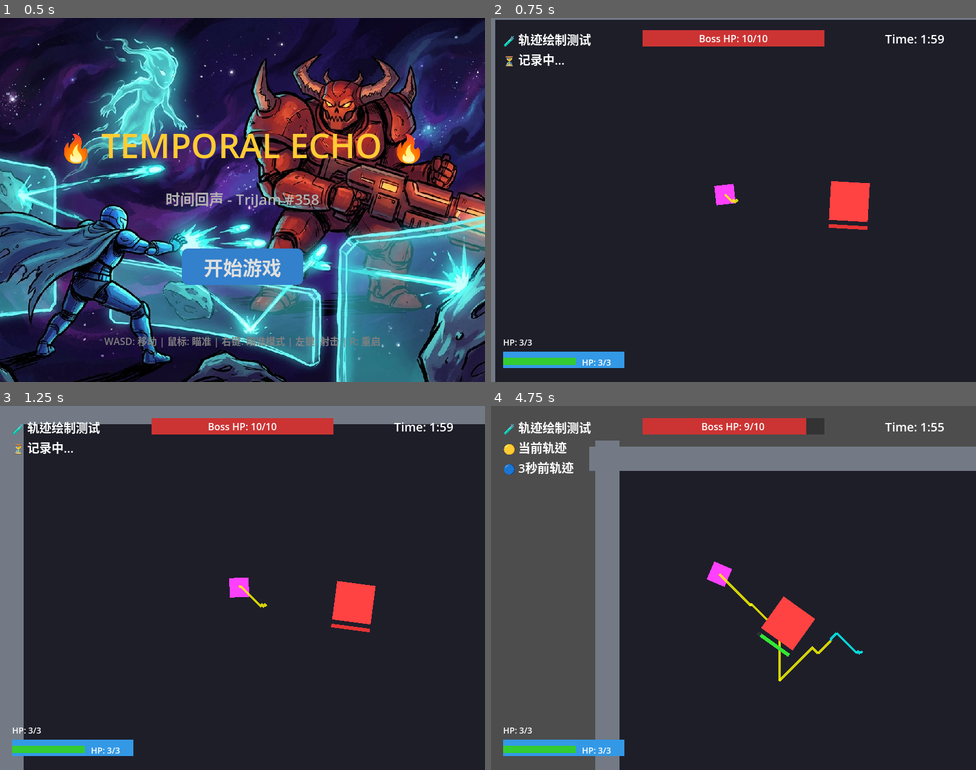
Above: before the commit, frames 1-4 (two rows, left to right).
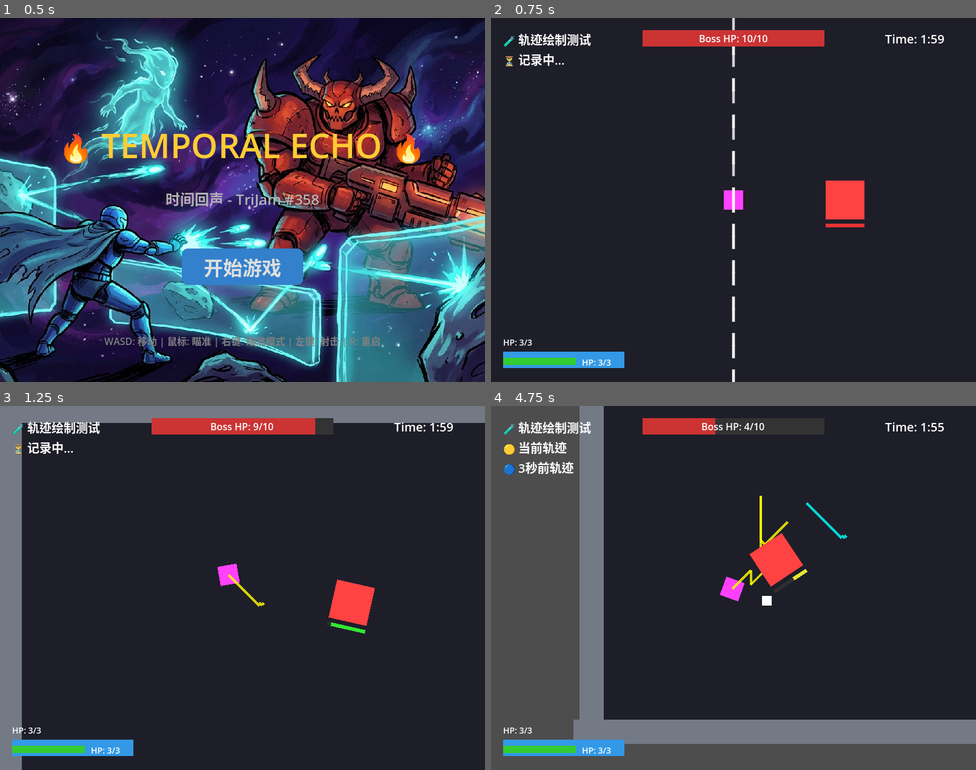
Above: after the commit, the same moments.

Repository: sdotyxz/temporal-echo
Game: Godot game, scene res://scenes/title_screen.tscn
Two runs of this game, one before a commit and one after it. Both use one fixed random seed, a clock stepped at 60 frames per second and the inputs below.
Inputs (mouse positions are in pixels of both pictures, inside the frame that each line leads up to):
- Up to frame 1 (0.5 s): no input
- Up to frame 2 (0.75 s): click "开始游戏" at 0.5 s
- Up to frame 3 (1.25 s): no input
- Up to frame 4 (4.75 s): tap Enter (ui_accept) at 1.25, 1.52, 2.27, 3.77, 4.52 s; move the mouse to (840, 569) at 1.27 s; hold D (move_right) 1.28-2.03 s; hold Right mouse button (aim) 1.28-2.03 s; click (840, 569) at 1.55 s; move the mouse to (636, 606) at 2.02 s; hold S (move_down) 2.03-2.78 s; click (636, 606) at 2.1 s; right-click (636, 606) at 2.3 s; move the mouse to (782, 507) at 2.77 s; hold D (move_right) 2.78-3.53 s; hold Right mouse button (aim) 2.78-3.53 s; click (782, 507) at 3.05 s; move the mouse to (709, 660) at 3.52 s; hold W (move_up) 3.53-4.28 s; click (709, 660) at 3.6 s; right-click (709, 660) at 3.8 s; move the mouse to (879, 642) at 4.27 s; hold A (move_left) from 4.28 s (still down); hold Right mouse button (aim) from 4.28 s (still down); click (879, 642) at 4.55 s

Frame 1 is identical in both runs. In frame 2, 2.4% of the frame differs, in the area x 0-100%, y 0-100%; in frame 3, 1.5%; in frame 4, 31%, in the area x 17-100%, y 0-100%.

Commit message:
fix: AI射击修复 - 直接调用玩家射击方法
- 修复AI无法射击问题
- AI直接调用player._shoot()而非通过Input
- 降低MIN_AIM_DISTANCE到150px
- 减少SHOOT_COOLDOWN到0.5秒
- 减少AIM_DURATION到0.2秒

Diff:
--- a/src/ai_echo_test.gd
+++ b/src/ai_echo_test.gd
@@ -24,9 +24,9 @@
 # 配置参数
 const SAFE_DISTANCE: float = 400.0
 const EMERGENCY_DISTANCE: float = 100.0  # 紧急逃离距离
-const MIN_AIM_DISTANCE: float = 120.0  # 降低，让AI在逃离边缘也能射击
-const SHOOT_COOLDOWN: float = 1.0
-const AIM_DURATION: float = 0.3
+const MIN_AIM_DISTANCE: float = 150.0  # 降低，让AI更容易射击
+const SHOOT_COOLDOWN: float = 0.5  # 减少冷却时间
+const AIM_DURATION: float = 0.2  # 减少瞄准时间
 
 # 智能移动采样配置
 var sample_directions: Array[Vector2] = [
@@ -103,18 +103,20 @@
 # ========== IDLE 状态 ==========
 func _update_idle(delta: float, boss: Node2D):
 	_stop_movement()
+	_release_aim()
 
 	var dist = player.global_position.distance_to(boss.global_position)
 
 	print("🤖 IDLE状态 | 距离Boss: %.0fpx | 计时: %.1f" % [dist, state_timer])
 
-	if dist < SAFE_DISTANCE:
+	# 优先检查射击机会
+	if _can_shoot(dist):
+		print("🤖 IDLE → AIM (可以射击)")
+		_transition_to(State.AIM)
+	elif dist < SAFE_DISTANCE:
 		print("🤖 IDLE → MOVE (逃离Boss)")
 		move_direction = _pick_best_direction(boss)
 		_transition_to(State.MOVE)
-	elif _can_shoot(dist):
-		print("🤖 IDLE → AIM (射击)")
-		_transition_to(State.AIM)
 	else:
 		if state_timer > 0.5:
 			print("🤖 IDLE → MOVE (巡逻)")
@@ -125,11 +127,11 @@
 func _update_move(delta: float, boss: Node2D):
 	var dist = player.global_position.distance_to(boss.global_position)
 
-	print("🤖 MOVE状态 | 距离Boss: %.0fpx | 方向: %s" % [dist, move_direction])
-
-	# 检查射击机会（在逃离前）
-	if _can_shoot(dist) and state_timer > 0.3:
-		print("🤖 MOVE → AIM (机会射击) 距离: %.0fpx" % dist)
+	print("🤖 MOVE状态 | 距离Boss: %.0fpx | 计时: %.2f" % [dist, state_timer])
+
+	# 检查射击机会（优先于移动）
+	if _can_shoot(dist):
+		print("🤖 MOVE → AIM (可以射击) 距离: %.0fpx" % dist)
 		_transition_to(State.AIM)
 		return
 
@@ -153,13 +155,22 @@
 func _update_aim(delta: float, boss: Node2D):
 	_stop_movement()
 
+	# 持续按下瞄准键
+	Input.action_press("aim")
+
+	# 持续朝向Boss
 	var aim_dir = (boss.global_position - player.global_position).normalized()
 	player.rotation = aim_dir.angle()
 
+	print("🤖 AIM状态 | 计时: %.2f/%.1f" % [state_timer, AIM_DURATION])
+
+	# 瞄准时间到，射击
 	if state_timer >= AIM_DURATION:
+		print("🤖 AIM时间到，射击!")
 		_shoot()
 		last_shot_time = game_timer
 		_transition_to(State.IDLE)
+		_release_aim()
 
 # ========== 智能方向选择 ==========
 func _pick_best_direction(boss: Node2D) -> Vector2:
@@ -290,7 +301,10 @@
 	get_tree().reload_current_scene()
 
 func _can_shoot(dist: float) -> bool:
-	return dist >= MIN_AIM_DISTANCE and (game_timer - last_shot_time) >= SHOOT_COOLDOWN
+	var can = dist >= MIN_AIM_DISTANCE and (game_timer - last_shot_time) >= SHOOT_COOLDOWN
+	if not can:
+		print("🤖 _can_shoot=false | dist=%.0f (need>=%.0f) | cooldown=%.1f/%.1f" % [dist, MIN_AIM_DISTANCE, game_timer - last_shot_time, SHOOT_COOLDOWN])
+	return can
 
 func _apply_direction(dir: Vector2):
 	if dir.x > 0.1:
@@ -319,7 +333,15 @@
 	Input.action_release("move_up")
 	Input.action_release("move_down")
 
+func _release_aim():
+	Input.action_release("aim")
+
 func _shoot():
-	Input.action_press("fire")
-	await get_tree().create_timer(0.05).timeout
-	Input.action_release("fire")
+	print("🔫 AI射击!")
+	# 直接调用玩家的射击方法
+	if player and player.has_method("_shoot"):
+		player._shoot()
+	else:
+		# 备用：通过Input触发
+		Input.action_press("fire")
+		Input.action_release("fire")
